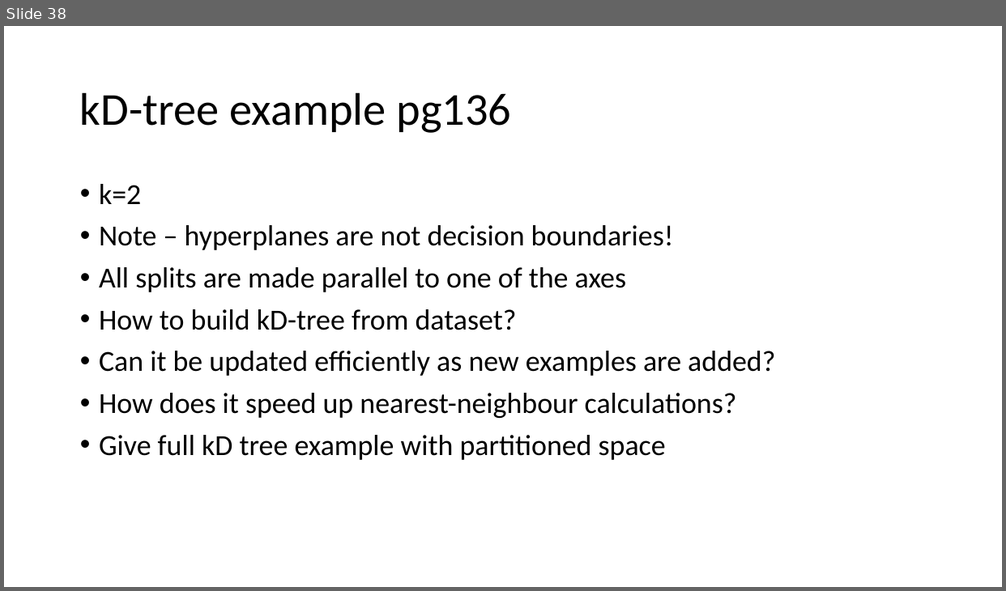
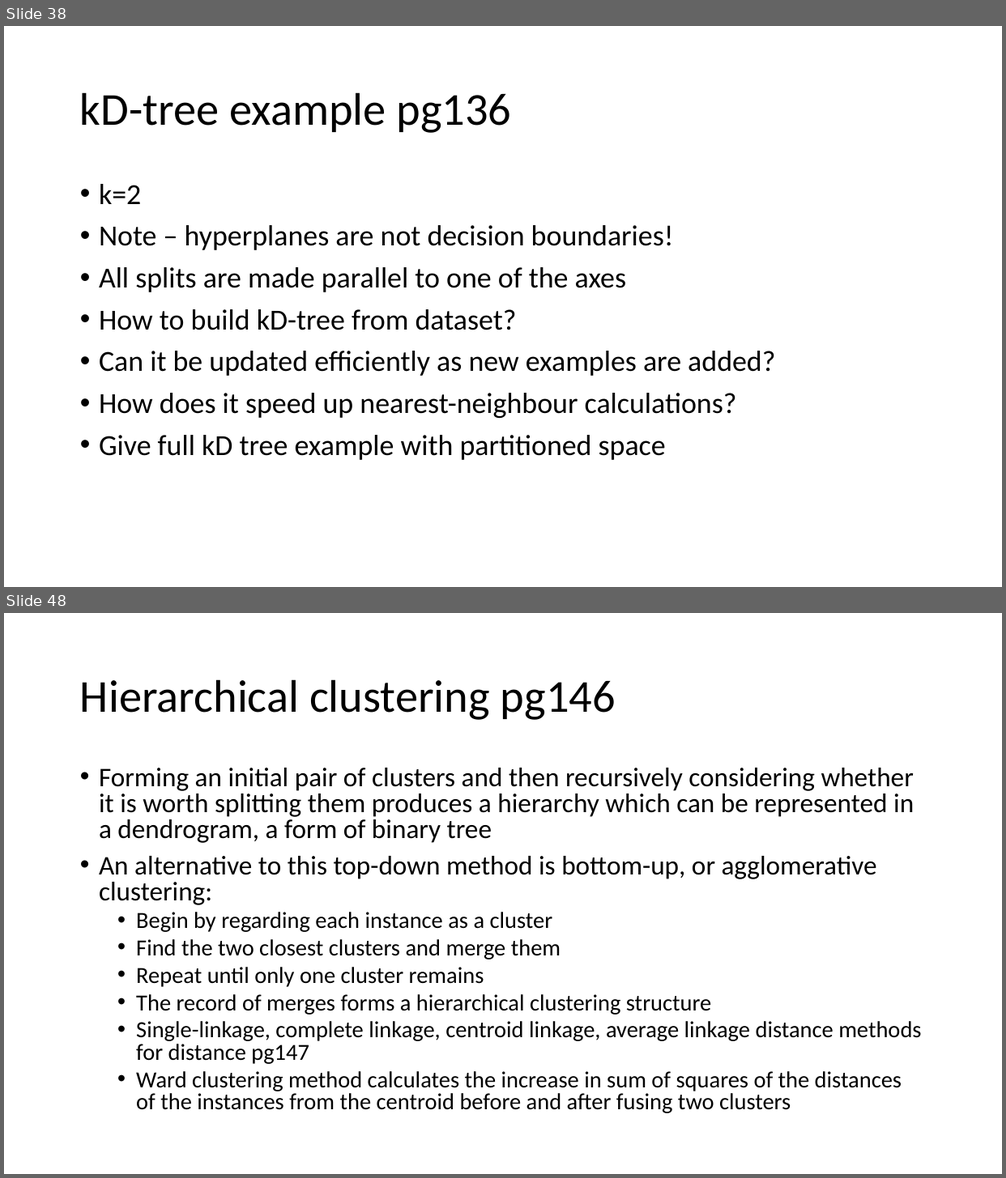
Before and after one commit to russellu/cs405, a slide deck: Lecture_Algorithms.pptx. Shown one above the other, each under a label of ours: slide 38 before the commit, slides 38 and 48 after it; the slides between them are not shown. The pictures are 1006x591 and 1006x1178 pixels, drawn with LibreOffice and Linux fonts; fonts in the diff are those of the drawing. Boxes give left, top, right and bottom in pixels: in the first picture for what was removed or moved away, otherwise in the second. Text is boxed around its words. In the diff, an @@ line names an element or a change of style, - is before the commit and + after.

```diff
--- a/Lecture_Algorithms.pptx
+++ b/Lecture_Algorithms.pptx
@@ slide 48 added at (4,613,1002,1174), background #FFFFFF @@
@@ title added at (80,679,616,720), 44 pt, text #000000 @@
+Hierarchical clustering pg146
@@ text added at (99,768,921,1114), 22.2 pt, text #000000 @@
+• Forming an initial pair of clusters and then recursively considering whether it is worth splitting them produces a hierarchy which can be represented in a dendrogram, a form of binary tree
+• An alternative to this top-down method is bottom-up, or agglomerative clustering:
+  • Begin by regarding each instance as a cluster
+  • Find the two closest clusters and merge them
+  • Repeat until only one cluster remains
+  • The record of merges forms a hierarchical clustering structure
+  • Single-linkage, complete linkage, centroid linkage, average linkage distance methods for distance pg147
+  • Ward clustering method calculates the increase in sum of squares of the distances of the instances from the centroid before and after fusing two clusters
```
Also in this commit, not shown: 2 slides changed, 16 other slides added.
